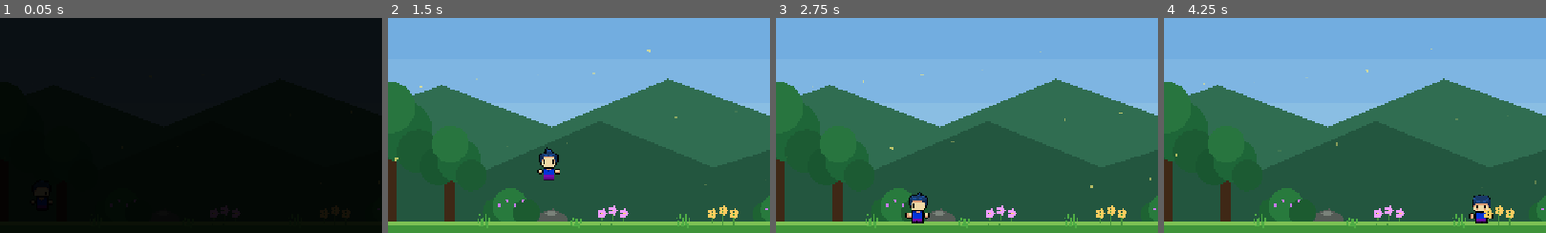
Above: before the commit, frames 1-4 (left to right).
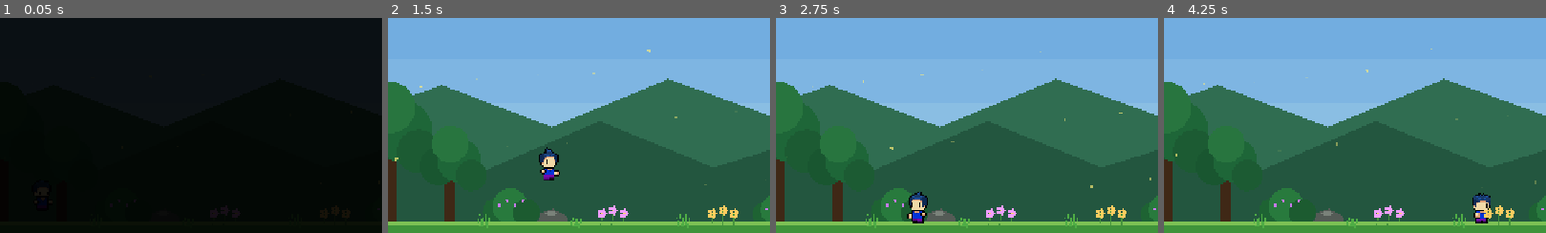
Above: after the commit, the same moments.

Repository: leonyu58/magic-cave-escape
Game: Godot game, scene res://Surface.tscn
The game is run twice, just before and just after one commit, with the same random seed, the same clock (stepped at 60 frames per second) and the same inputs.
Inputs (mouse positions are % of the whole screen's width and height, from its top left):
- Up to frame 1 (0.05 s): no input
- Up to frame 2 (1.5 s): move the mouse to (72, 45) at 0.52 s; press the mouse at (72, 45) at 0.53 s; hold D (move_right) from 0.53 s (still down); tap Space (jump) at 0.77 s; move the mouse to (30, 55) at 1.27 s; release the mouse at (30, 55) at 1.28 s; tap Shift (dash) at 1.35 s
- Up to frame 3 (2.75 s): tap Space (jump) at 1.52 s; move the mouse to (60, 28) at 2.02 s; release D (move_right) at 2.03 s; hold A (move_left) from 2.03 s (still down); tap Q (magic) at 2.1 s
- Up to frame 4 (4.25 s): move the mouse to (45, 70) at 2.77 s; release A (move_left) at 2.78 s; hold D (move_right) from 2.78 s (still down); tap 2 (rune_earth) at 2.85 s; click (45, 70) at 2.92 s; tap Space (jump) at 3.02, 3.77 s; move the mouse to (80, 65) at 3.52 s; tap 1 (rune_fire) at 3.6 s
The pictures show only the part of the screen within x 6-56%, y 30-80%; the shares and areas given below are measured in that part.

The runs differ from the first frame. In frame 2, 0.2% of the frame differs, in the area x 39-45%, y 63-76%; in frame 3, 0.3%; in frame 4, 0.3%, in the area x 79-87%, y 81-95%.

Commit message:
final touches

Diff:
--- a/scripts/player.gd
+++ b/scripts/player.gd
@@ -36,6 +36,8 @@
 var fireball_script: Script = preload("res://scripts/fireball.gd")
 var idle_texture: Texture2D = preload("res://assets/player.png")
 var sword_texture: Texture2D = preload("res://assets/player_sword.png")
+var walk_texture: Texture2D = preload("res://assets/player_walk.png")
+var walk_sword_texture: Texture2D = preload("res://assets/player_walk_sword.png")
 var player_sprite: Sprite2D
 var walk_anim_time: float = 0.0
 var walk_frame: int = 0
@@ -120,26 +122,51 @@
 	if global_position.y > 900.0:
 		take_damage(99)
 
-	if is_instance_valid(player_sprite):
+
+	if absf(velocity.x) > 10.0 and is_on_floor():
+		idle_anim_time = 0.0
+
+		if get_tree().current_scene.name == "Surface":
+			player_sprite.texture = walk_texture
+		else:
+			player_sprite.texture = walk_sword_texture
+
+		player_sprite.flip_h = facing > 0
+
+		walk_anim_time += delta
+
+		if walk_anim_time >= 0.12:
+			walk_anim_time = 0.0
+			walk_frame = (walk_frame + 1) % 4
+
+		player_sprite.frame = walk_frame
+
+	elif is_on_floor():
+		walk_anim_time = 0.0
+
+		if get_tree().current_scene.name == "Surface":
+			player_sprite.texture = idle_texture
+		else:
+			player_sprite.texture = sword_texture
+
 		player_sprite.flip_h = facing < 0
 
-		if absf(velocity.x) > 10.0 and is_on_floor():
+		idle_anim_time += delta
+
+		if idle_anim_time >= 0.35:
 			idle_anim_time = 0.0
-			walk_anim_time += delta
-
-			if walk_anim_time >= 0.12:
-				walk_anim_time = 0.0
-				walk_frame = (walk_frame + 1) % 3
-				player_sprite.frame = walk_frame
-
-		elif is_on_floor():
-			walk_anim_time = 0.0
-			idle_anim_time += delta
-
-			if idle_anim_time >= 0.35:
-				idle_anim_time = 0.0
-				idle_frame = (idle_frame + 1) % 3
-				player_sprite.frame = idle_frame
+			idle_frame = (idle_frame + 1) % 3
+
+		player_sprite.frame = idle_frame
+
+	else:
+		if get_tree().current_scene.name == "Surface":
+			player_sprite.texture = walk_texture
+		else:
+			player_sprite.texture = walk_sword_texture
+
+		player_sprite.flip_h = facing > 0
+		player_sprite.frame = walk_frame
 	queue_redraw()
 
 func _unhandled_input(event: InputEvent) -> void:
@@ -275,11 +302,78 @@
 
 
 	if slash_time > 0.0:
-		var slash_color: Color = Color(0.98, 0.82, 1.0, 0.9) if not slash_strong else Color(0.72, 0.9, 1.0, 0.95)
-		var radius: float = 42.0 if not slash_strong else 55.0
-		var start_angle: float = -0.8 if facing > 0 else PI - 0.8
-		var end_angle: float = 0.8 if facing > 0 else PI + 0.8
-		draw_arc(Vector2(0.0, -2.0), radius, start_angle, end_angle, 18, slash_color, 5.0 if slash_strong else 3.0)
+		var duration: float = 0.18 if slash_strong else 0.12
+		var progress: float = clampf(1.0 - (slash_time / duration), 0.0, 1.0)
+		var fade: float = sin(progress * PI)
+
+		var center_angle: float = lerpf(-1.15, 0.85, progress)
+		var arc_half: float = 0.62 if slash_strong else 0.52
+		var start_angle: float = center_angle - arc_half
+		var end_angle: float = center_angle + arc_half
+
+		var outer_radius: float = 60.0 if slash_strong else 49.0
+		var inner_radius: float = 38.0 if slash_strong else 33.0
+		var slash_center: Vector2 = Vector2(float(facing) * 8.0, -3.0)
+
+		var fill_color: Color
+		var edge_color: Color
+
+		if slash_strong:
+			fill_color = Color(0.55, 0.85, 1.0, 0.38 * fade)
+			edge_color = Color(0.88, 0.97, 1.0, 0.95 * fade)
+		else:
+			fill_color = Color(0.92, 0.68, 1.0, 0.34 * fade)
+			edge_color = Color(1.0, 0.90, 1.0, 0.95 * fade)
+
+		var slash_shape: PackedVector2Array = PackedVector2Array()
+		var outer_edge: PackedVector2Array = PackedVector2Array()
+		var segments: int = 12
+
+		for i in range(segments + 1):
+			var t: float = float(i) / float(segments)
+			var angle: float = lerpf(start_angle, end_angle, t)
+
+			var point: Vector2 = slash_center + Vector2(
+				cos(angle) * outer_radius * float(facing),
+				sin(angle) * outer_radius
+			)
+
+			slash_shape.append(point)
+			outer_edge.append(point)
+
+		for i in range(segments, -1, -1):
+			var t: float = float(i) / float(segments)
+			var angle: float = lerpf(start_angle, end_angle, t)
+
+			var point: Vector2 = slash_center + Vector2(
+				cos(angle) * inner_radius * float(facing),
+				sin(angle) * inner_radius
+			)
+
+			slash_shape.append(point)
+
+	# Filled sword trail.
+		draw_colored_polygon(slash_shape, fill_color)
+
+		# Bright cutting edge.
+		draw_polyline(
+			outer_edge,
+			edge_color,
+			4.0 if slash_strong else 2.5,
+			true
+		)
+
+		var tip: Vector2 = slash_center + Vector2(
+			cos(end_angle) * outer_radius * float(facing),
+			sin(end_angle) * outer_radius
+		)
+
+		draw_circle(tip, 4.0 if slash_strong else 3.0, edge_color)
+		draw_circle(
+			tip + Vector2(float(facing) * 6.0, -3.0),
+			2.0,
+			Color(1.0, 1.0, 1.0, 0.75 * fade)
+		)
 
 	var rune_color: Color = Color(0.5, 0.5, 0.5)
 	if current_rune == "fire":
Binary file added: assets/player_walk.png
Not shown, added: assets/player_walk.png.import
Binary file added: assets/player_walk_sword.png
Not shown, added: assets/player_walk_sword.png.import
